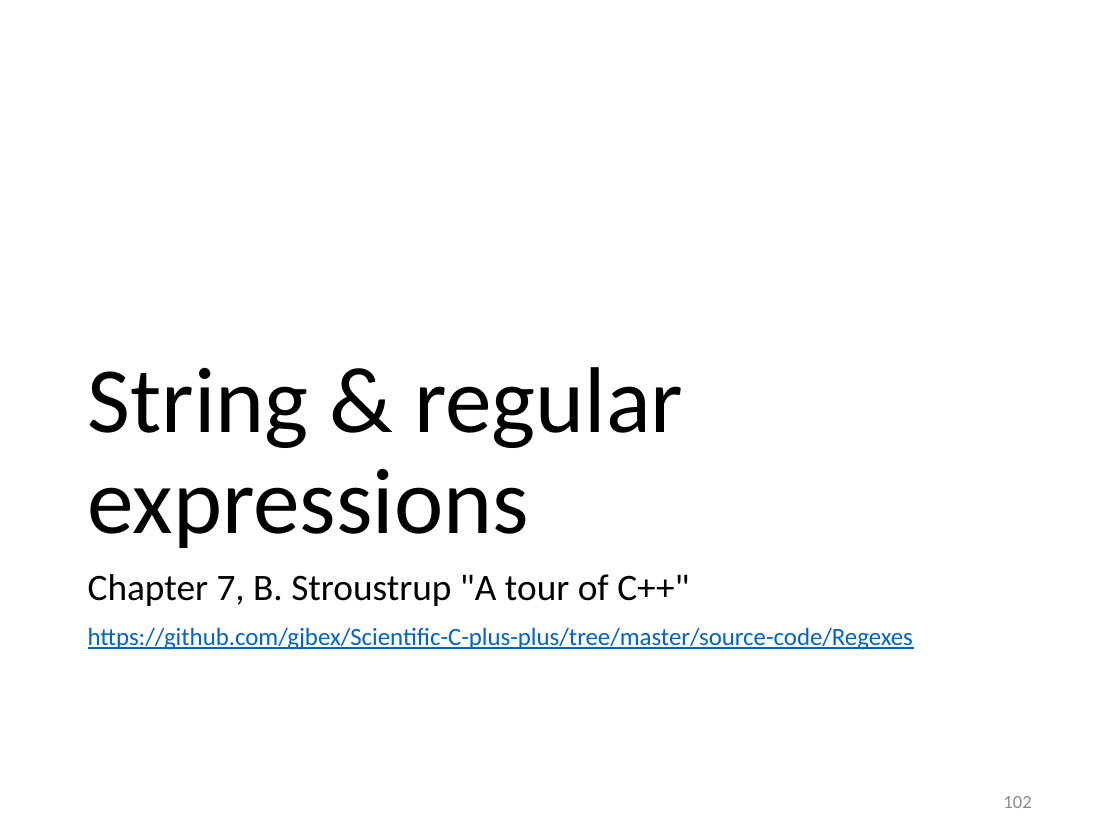
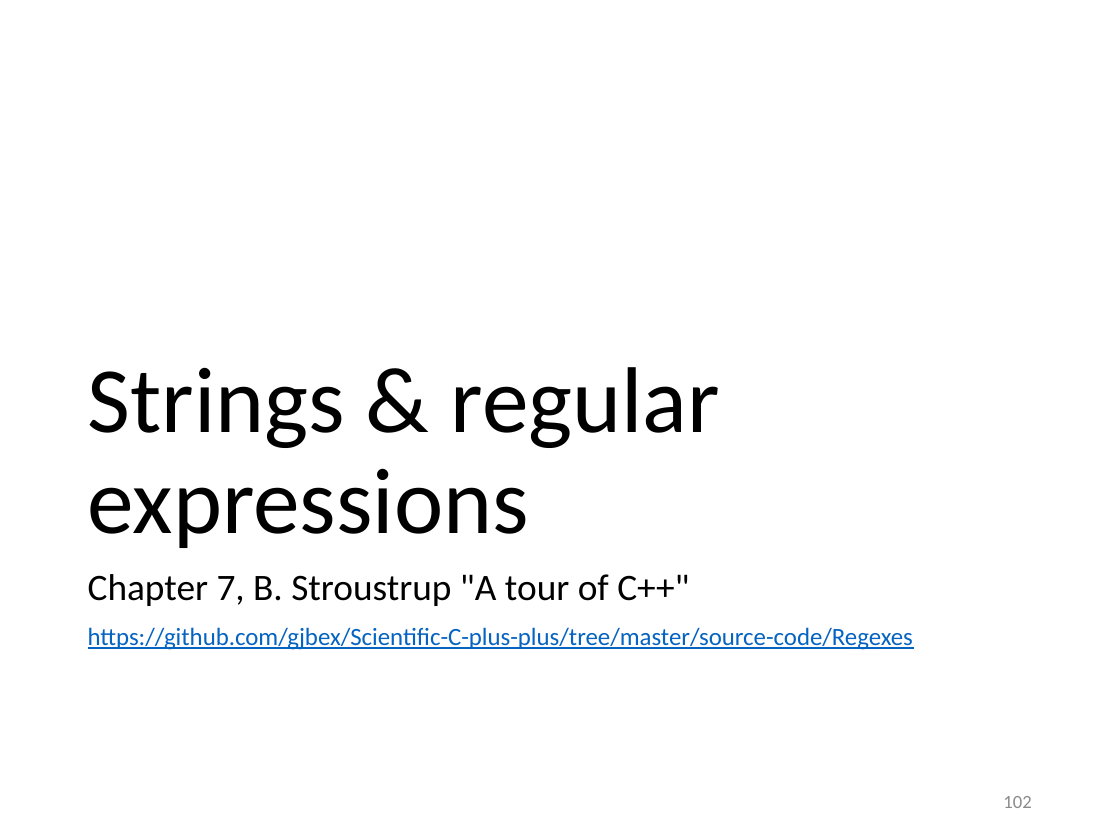
Before and after one commit to gjbex/Scientific-C-plus-plus, a slide deck: slide 102 of scientific_cpp.pptx. Drawn at 1120x840 pixels with LibreOffice and Linux fonts; fonts in the diff are those of the drawing. Boxes give left, top, right and bottom in pixels: in the first picture for what was removed or moved away, otherwise in the second. Text is boxed around its words. In the diff, an @@ line names an element or a change of style, - is before the commit and + after.

Commit message:
Fix typo

```diff
--- a/scientific_cpp.pptx
+++ b/scientific_cpp.pptx
@@ title at (88, 367, 720, 548): text changed @@
-String & regular expressions
+Strings & regular expressions
```
